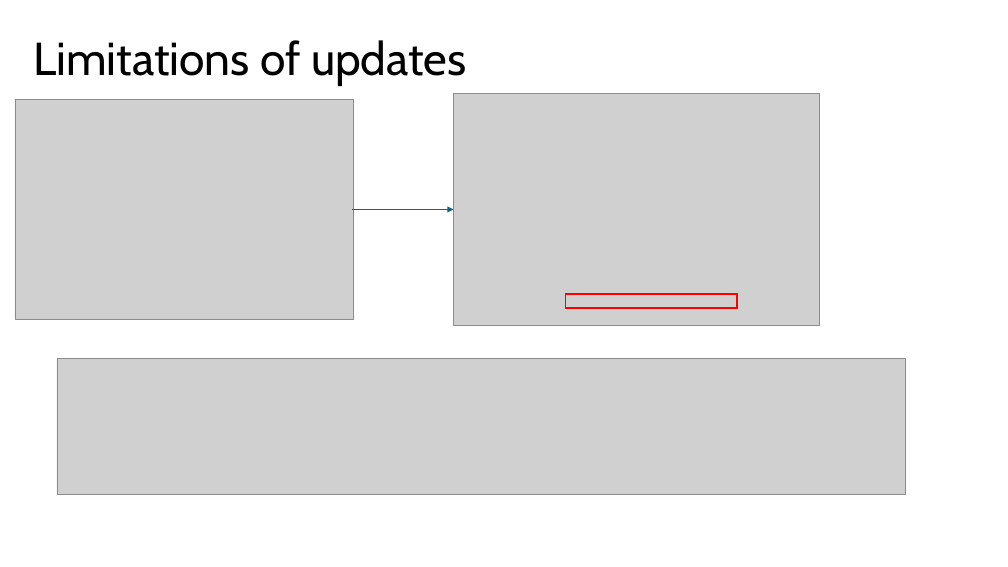
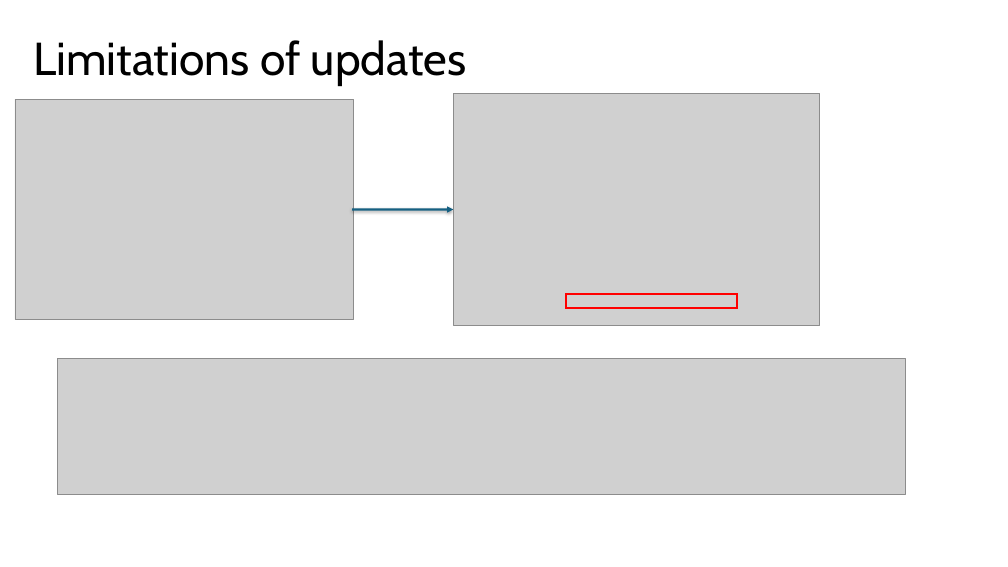
Before and after one commit to EnriqueEP81/kubernetes-tutorial, a slide deck: slide 4 of 13.maintainingSetContainers.pptx. Drawn at 1008x567 pixels with LibreOffice and Linux fonts; fonts in the diff are those of the drawing; grey boxes stand for pictures. Boxes give left, top, right and bottom in pixels: in the first picture for what was removed or moved away, otherwise in the second. Text is boxed around its words. In the diff, an @@ line names an element or a change of style, - is before the commit and + after.

```diff
--- a/13.maintainingSetContainers.pptx
+++ b/13.maintainingSetContainers.pptx
@@ arrow removed from (352, 209) to (454, 209) @@
@@ freeform shape added at [352,209,454,209], outline #156082 2 pt @@
```
Also in this commit, not shown: 5 other slides changed, 1 slide added, 1 slide removed, 2 other files.
